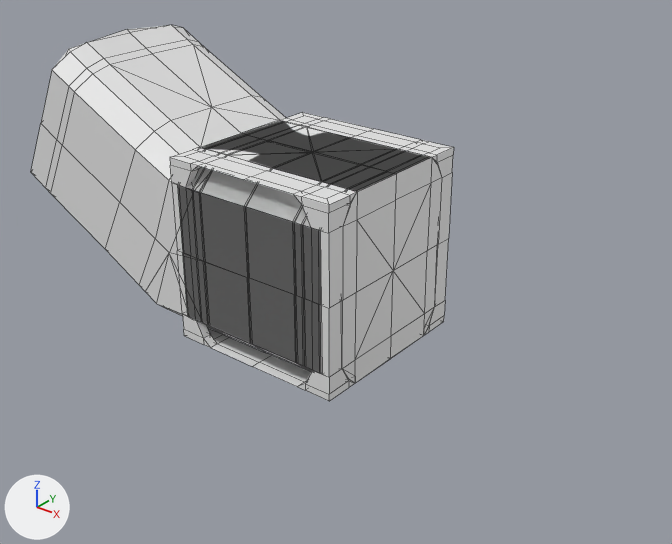
The Blender file Blender/SZGJX.blend, before and after one commit.
Before and after are seen from a 50 mm lens placed at (85.5, -101.6, 59.5), pointed at (2.8, 1.8, -4.6). Lighting does not change. The marker at lower left points along +X, +Y and +Z. Mesh edges are drawn as thin lines. The same objects are shown in both versions, whatever each file hides. Objects named as collision shapes, trigger or cutter boxes, shadow casters or lower levels of detail are left out.

In view in the first picture: '30x30_CrossRoad', '30x30_DeadEnd', '30x30_Path', '30x30_PathDown'.
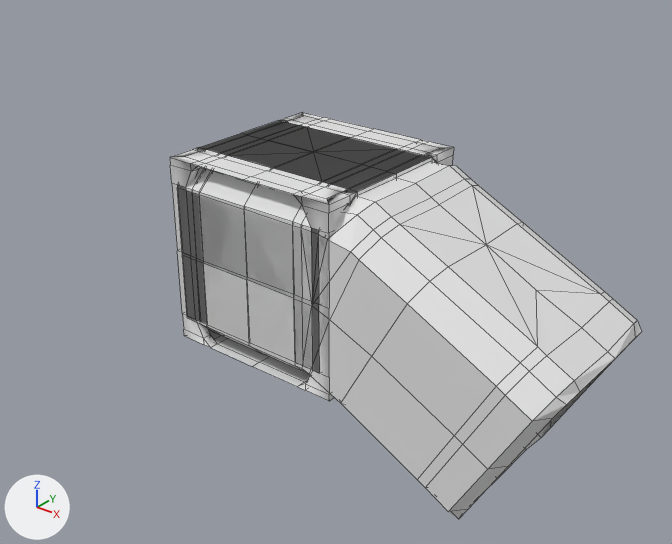
What differs and where, as boxes (x1, y1, x2, y2) in the pictures (672 x 544 px):
'30x30_PathDown', reshaped
    before: (31, 25, 420, 380)
    after: (177, 161, 642, 519)
'30x30_Path', reshaped, modifiers changed
    before: (180, 170, 320, 369)
    after: (388, 155, 431, 174)
part 1 of me_plane_007, shading changed
    both: (170, 112, 454, 401)
part 2 of me_plane_003, deleted
    before: (180, 170, 320, 369)

The change, as a diff of the scene's bpy script:
```diff
--- a/Blender/SZGJX.blend.py
+++ b/Blender/SZGJX.blend.py
@@ me_plane_007 @@
 me_plane_007.from_pydata(...)  # 41 vertices, 38 faces; spans x 0.0..15.0, y 0.0..15.0, z 0.0..15.0
 # used by ob_30x30_crossroad; location = (0.0, 0.0, 0.0)
+# me_plane_007 part 1: all faces are now shaded smooth (38 of 38 changed)
@@ me_plane_003 @@
 # used by ob_30x30_path; location = (0.0, 0.0, 0.0)
-me_plane_003.from_pydata(...)  # 164 vertices, 144 faces; spans x -15.0..15.0, y -15.0..13.5, z -15.0..15.0
+me_plane_003.from_pydata(...)  # 28 vertices, 18 faces; spans x 0.0..15.0, y 0.0..13.5, z 0.0..15.0
+# me_plane_003 part 2
+# 136 vertices are removed from x -15.0..15.0, y -15.0..13.5, z -15.0..15.0
+# 126 faces are deleted
@@ ob_30x30_path @@
 ob_30x30_path.location = (0.0, 0.0, 0.0)
+_m = ob_30x30_path.modifiers.new('Mirror', 'MIRROR')
+_m.use_axis = (True, True, True)
+_m.use_clip = True
@@ ob_30x30_pathdown @@
-ob_30x30_pathdown = bpy.data.objects.new('30x30_PathDown', me_plane_027)
+ob_30x30_pathdown = bpy.data.objects.new('30x30_PathDown', me_plane_025)
 ob_30x30_pathdown.location = (0.0, 0.0, 0.0)
```
